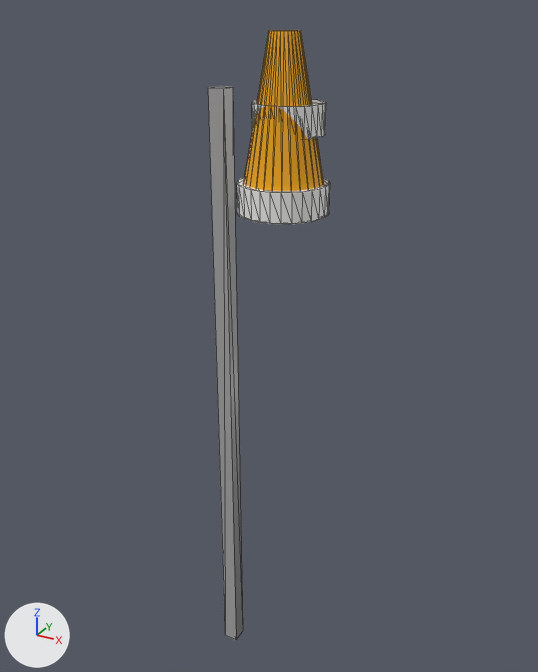
The glTF model panneaux/09_J_balises/J7.glb: old version first, new version second.
The view is the same before and after, from a 50 mm lens placed at (0.91, -1.86, 1.2), pointed at (-0.09, -0.03, 0.28). The axes (+X, +Y, +Z) are drawn at lower left. The lights are the same throughout. The older version comes first. Mesh edges are drawn as thin lines. Where no turn or scale is listed for an object, it has been applied to the vertices. Vertices at exactly the same position are counted once.

In view in the first picture: 'J7_r00', 'J7_sol01', 'J7_sol02', 'J7_sol03'.
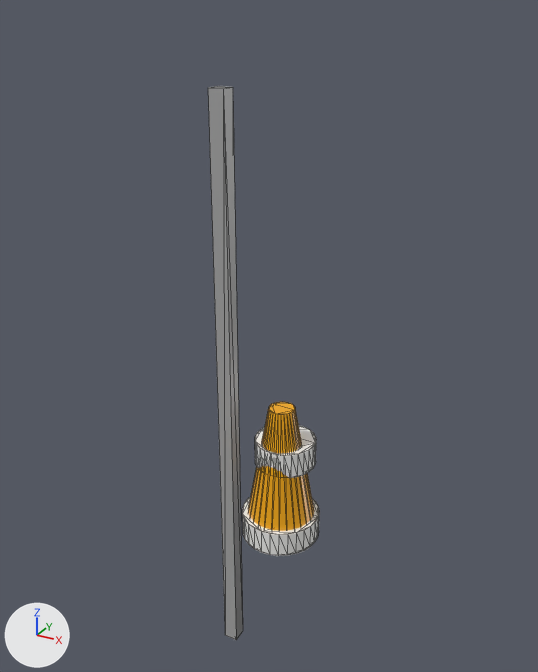
Pixel boxes (x1, y1, x2, y2) of what changed, in the pictures (538 x 672 px):
'J7_sol01', moved
    before: (244, 30, 324, 191)
    after: (248, 402, 314, 531)
'J7_sol02', moved
    before: (237, 178, 330, 224)
    after: (242, 497, 319, 556)
'J7_sol03', moved
    before: (252, 99, 326, 139)
    after: (255, 425, 316, 478)

The change, as a list of edits to the scene's bpy script:
```text
Change me_s_010:
    used by ob_j7_sol01; location = (0.0, 0.0, 0.0)
    remove me_s_010.from_pydata(...)  # 56 vertices, 108 faces; spans x -0.12..0.12, y -0.242..-0.002, z 0.7..1.15
    add me_s_010.from_pydata(...)  # 56 vertices, 108 faces; spans x -0.12..0.12, y -0.241..-0.001, z -0.35..0.1
    me_s_010 part 1: the whole mesh is moved by (0.0, 0.0, -1.05)
Change me_s_011:
    used by ob_j7_sol02; location = (0.0, 0.0, 0.0)
    remove me_s_011.from_pydata(...)  # 56 vertices, 108 faces; spans x -0.123..0.123, y -0.248..-0.002, z 0.7..0.78
    add me_s_011.from_pydata(...)  # 56 vertices, 108 faces; spans x -0.123..0.123, y -0.248..-0.001, z -0.35..-0.27
    me_s_011 part 2: the whole mesh is moved by (0.0, 0.0, -1.05)
Change me_s_012:
    used by ob_j7_sol03; location = (0.0, 0.0, 0.0)
    remove me_s_012.from_pydata(...)  # 56 vertices, 108 faces; spans x -0.095..0.095, y -0.192..-0.002, z 0.9..0.98
    add me_s_012.from_pydata(...)  # 56 vertices, 108 faces; spans x -0.095..0.095, y -0.192..-0.001, z -0.1..-0.02
    me_s_012 part 3: the whole mesh is moved by (0.0, 0.0, -1.0)
```
